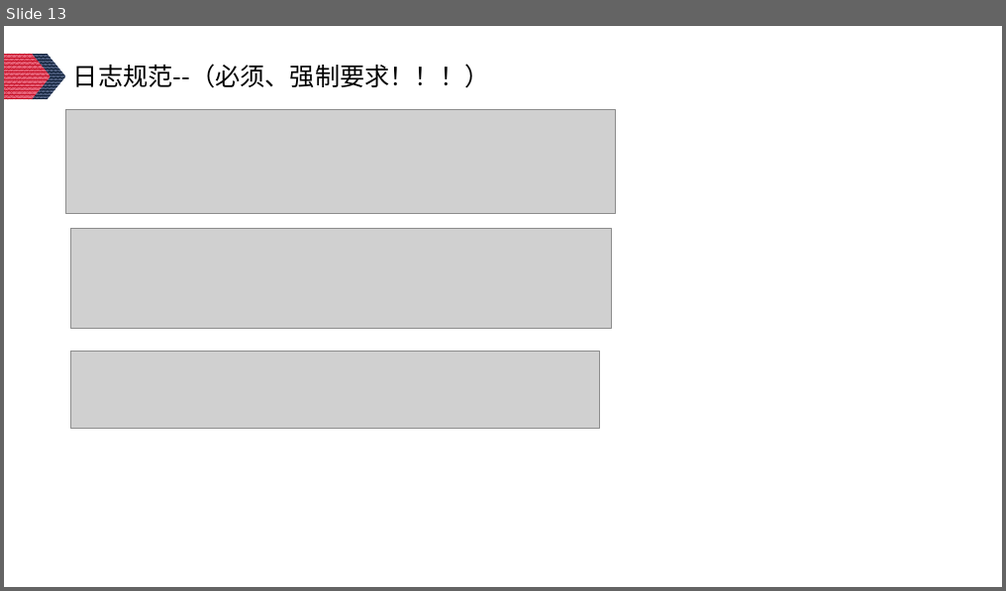
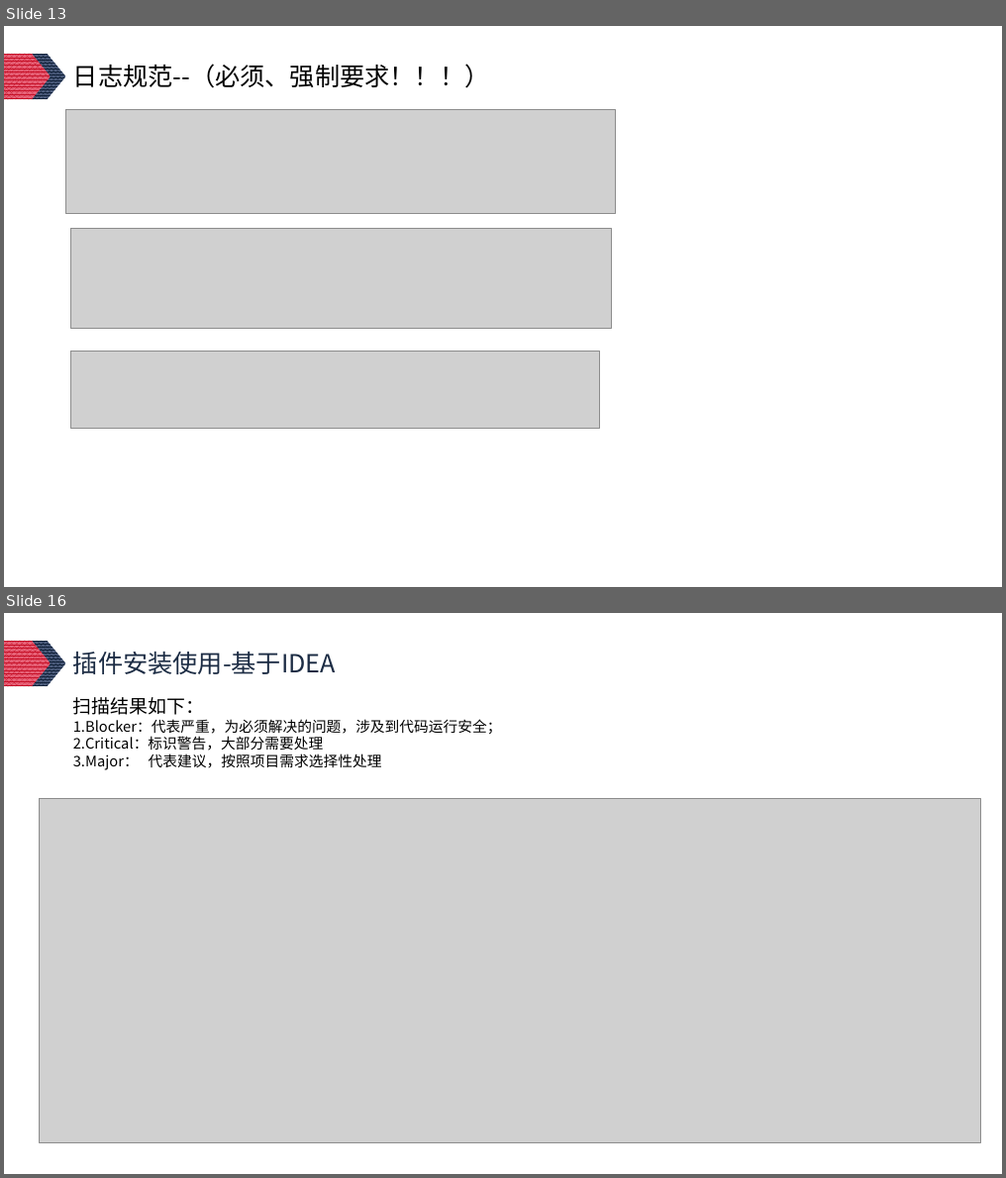
Before and after one commit to Lunzqd/codingProtocol, a slide deck: java开发手册知识分享-李龙.pptx. Shown one above the other, each under a label of ours: slide 13 before the commit, slides 13 and 16 after it; the slides between them are not shown. The pictures are 1006x591 and 1006x1178 pixels, drawn with LibreOffice and Linux fonts; fonts in the diff are those of the drawing; grey boxes stand for pictures. Boxes give left, top, right and bottom in pixels: in the first picture for what was removed or moved away, otherwise in the second. Text is boxed around its words. In the diff, an @@ line names an element or a change of style, - is before the commit and + after.

```diff
--- a/java开发手册知识分享-李龙.pptx
+++ b/java开发手册知识分享-李龙.pptx
@@ slide 16 added at box(4, 613, 1002, 1174), background #FFFFFF; not listed: 2 template elements that a slide beside it also shows @@
@@ text added at box(73, 652, 336, 674), 24 pt, text #1C2C44 @@
+插件安装使用-基于IDEA
@@ text added at box(73, 697, 502, 770), 14 pt, text #000000 @@
+扫描结果如下：
+1.Blocker：代表严重，为必须解决的问题，涉及到代码运行安全；
+2.Critical：标识警告，大部分需要处理
+3.Major： 代表建议，按照项目需求选择性处理
@@ picture added at box(40, 799, 981, 1143) @@
```
Also in this commit, not shown: 12 other slides changed, 4 other slides added, 1 slide removed.
